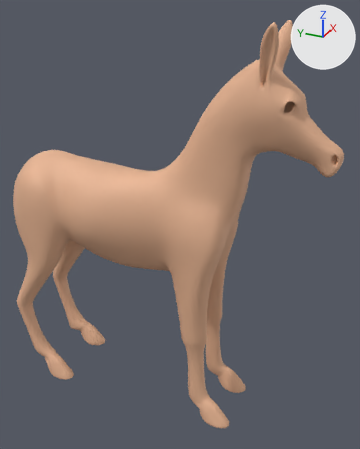
Before and after pictures for a commit that changed the Blender file blender/player2.blend.
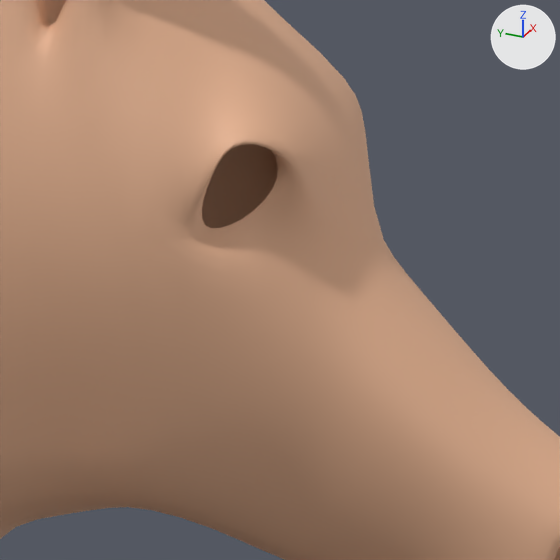
Old and new are each drawn whole from a 50 mm camera at (-1.964, -1.085, 0.993) aimed at (0.055, -0.176, -0.016) and again close up on the part from 71% to 92% of the width and 18% to 35% of the height. Every picture has the same lights, and +X, +Y and +Z are marked at upper right.

The scene before the commit, as lines of its bpy script (objects in view):
```python
me_cube_001 = bpy.data.meshes.new('Cube.001')
me_cube_001.from_pydata(...)  # 295 vertices, 274 faces; spans x -0.26..0.0, y -0.91..0.76, z -1.0..0.92
me_cube_001.polygons.foreach_set('use_smooth', [True] * 274)
me_cube_001.materials.append(mat_material_001)  # beige #e7b593
ob_cube_001 = bpy.data.objects.new('Cube.001', me_cube_001)
ob_cube_001.location = (0.0, 0.0, 0.0)
_m = ob_cube_001.modifiers.new('Mirror', 'MIRROR')
_m.use_clip = True
_m = ob_cube_001.modifiers.new('Subdivision', 'SUBSURF')
```
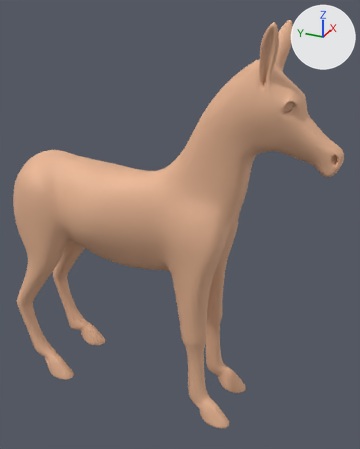
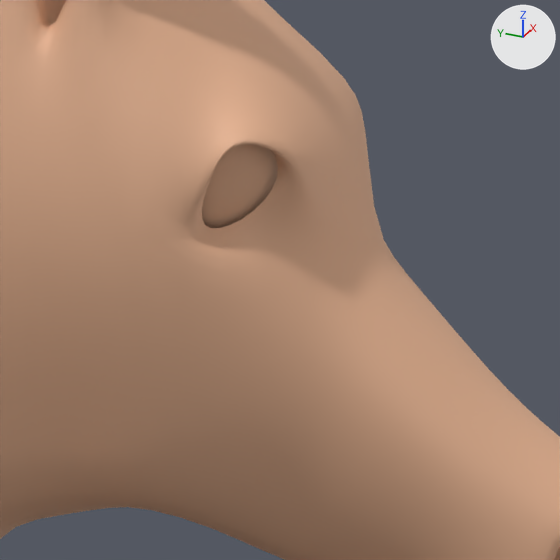
Pixel boxes (x1, y1, x2, y2) of what changed, in the close-ups (560 x 560 px):
part 1 of me_cube_001, added: after (202, 144, 278, 228)

Patch to the scene script:
```diff
--- a/blender/player2.blend.py
+++ b/blender/player2.blend.py
@@ me_cube_001 @@
 # used by ob_cube_001; location = (0.0, 0.0, 0.0)
-me_cube_001.from_pydata(...)  # 295 vertices, 274 faces; spans x -0.26..0.0, y -0.91..0.76, z -1.0..0.92
+me_cube_001.from_pydata(...)  # 313 vertices, 288 faces; spans x -0.26..0.0, y -0.91..0.76, z -1.0..0.92
+# me_cube_001 part 1: a new loose piece of 18 vertices spanning x -0.1..-0.04, y -0.71..-0.63, z 0.58..0.66, in mat_material_001 (beige #e7b593)
 me_cube_001.materials.append(mat_material_001)
```
